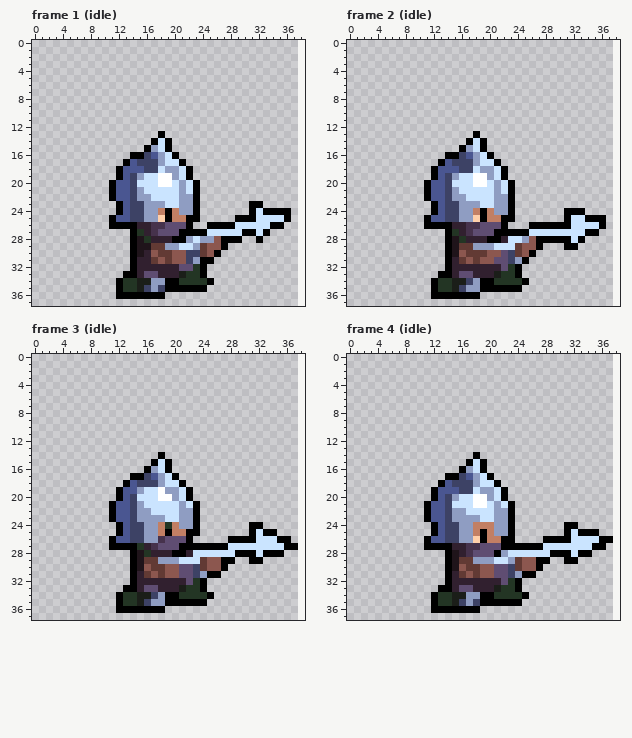
Pixel-art file -- assets_src/image/units/spearman/outlaw/map_spearman_outlaw.ase. Above, as it was before the edit.
38x38 pixels, 38 frames. Shown: frame 1 (idle), frame 2 (idle), frame 3 (idle), frame 4 (idle). The old version is drawn lined up with the new one, on the new canvas. The commit also changed other frames, which this record leaves out.
After the commit:
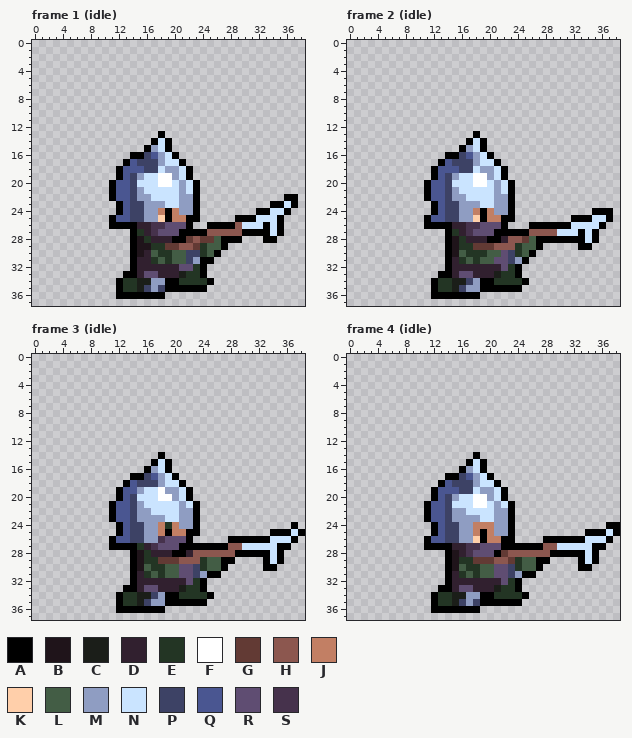
Palette (. is transparent): A #000000  B #1f141a  C #1b1e19  D #31202f  E #233524  F #ffffff  G #623a34  H #8c574f  J #c27f64  K #ffcfaa  L #435d45  M #8f9dc2  N #cae4ff  P #3d4265  Q #4a5691  R #5f4d72  S #46324c
Changes in this commit:
canvas 38x38 -> 39x38
Frame 1 (idle):
y 22: x 36..37 .. -> AA
y 23: x 31..32 AA -> ..; x 34..37 .... -> AANA
y 24: x 31..32 AN -> .A; x 34..35 AA -> NN
y 25: x 35..36 NA -> A.
y 26: x 29 N -> H; x 33..34 NA -> AN
y 27: x 25..29 NNNNN -> HHHHH; x 32 N -> A; x 34..35 .. -> NA
y 28: x 22..26 MNMMH -> GHGGL; x 32..34 A.. -> .AA
y 29: x 17..26 GGMMNNMGHH -> EEGGHHGELL
y 30: x 17..21 HGGHH -> LEELL; x 24..25 GH -> EL
y 31: x 17..21 GHGHH -> ELELL
Frame 2 (idle):
y 24: x 31..33 AAA -> ...; x 35..37 ... -> AAA
y 25: x 31..33 ANN -> .AA; x 35..37 AA. -> NNA
y 27: x 26..29 NNNN -> HHHH; x 33..34 NA -> AN
y 28: x 23..26 NNMH -> HHGL; x 32 N -> A; x 34..35 .. -> NA
y 29: x 16..26 GGMMMNNNGHH -> EEGGGHHHELL; x 31..34 AA.. -> ..AA
y 30: x 16..21 HGGGHH -> LEEELL; x 24..25 GH -> EL
y 31: x 16..20 GHGHH -> ELELL
Frame 3 (idle):
y 24: x 31..32 AA -> ..; x 37 . -> A
y 25: x 31..33 ANA -> ...; x 35..38 .... -> AANA
y 26: x 32..33 NN -> AA; x 35..37 AA. -> NNA
y 27: x 28..29 NN -> HH; x 35 N -> A; x 37 A -> .
y 28: x 23..28 NNNNNN -> HHHHHH; x 32 N -> A; x 34 A -> N
y 29: x 16..26 GGMMMNNNGHH -> EEGGGHHHELL; x 31..35 AA... -> ..ANA
y 30: x 16..20 HGGHH -> LEELL; x 24..26 GHH -> ELL; x 33..34 .. -> AA
y 31: x 16..20 GHGHH -> ELELL
Frame 4 (idle):
y 24: x 31..32 AA -> ..; x 37..38 .. -> AA
y 25: x 31..33 ANA -> ...; x 36..38 ... -> ANA
y 26: x 32..33 NN -> AA; x 36 A -> N
y 27: x 28..29 NN -> HH
y 28: x 22..28 MNNNNNN -> GHHHHHH; x 32 N -> A; x 34..35 A. -> NA
y 29: x 16..26 GGMMMNNMGHH -> EEGGGHHGELL; x 31..35 AA... -> ..ANA
y 30: x 16..20 HGGHH -> LEELL; x 24..26 GHH -> ELL; x 33..34 .. -> AA
y 31: x 16..20 GHGHH -> ELELL
Changed places in both pictures, as pixel boxes (x1, y1, x2, y2):
changed: (151, 194, 298, 264)
changed: (459, 208, 613, 264)
changed: (144, 522, 305, 578)
changed: (459, 522, 620, 578)
